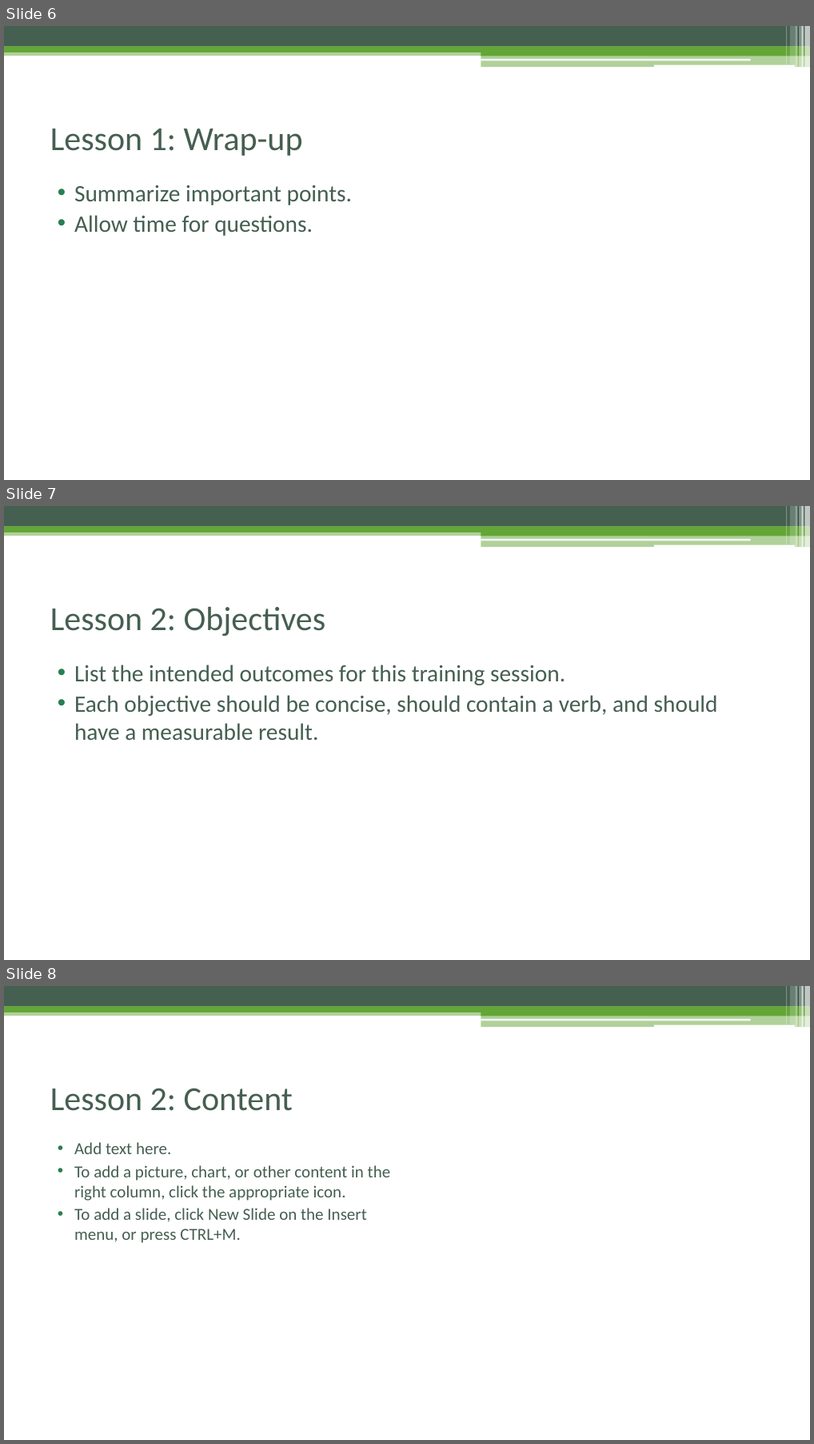
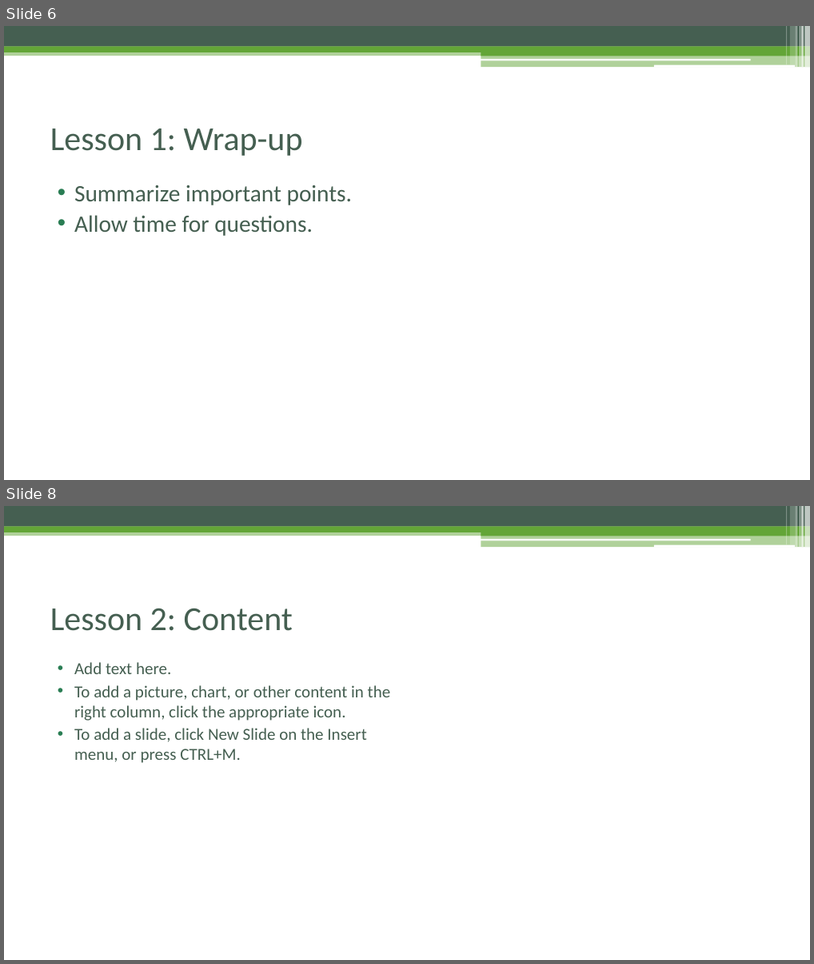
Before and after one commit to pellst/imp_msstudio_init, a slide deck: IMProv_project_prep.pptx. Shown one above the other, each under a label of ours: slides 6, 7 and 8 before the commit, slides 6 and 8 after it; the slides between them are not shown. The pictures are 814x1444 and 814x964 pixels, drawn with LibreOffice and Linux fonts; fonts in the diff are those of the drawing. Boxes give left, top, right and bottom in pixels: in the first picture for what was removed or moved away, otherwise in the second. Text is boxed around its words. In the diff, an @@ line names an element or a change of style, - is before the commit and + after.

```diff
--- a/IMProv_project_prep.pptx
+++ b/IMProv_project_prep.pptx
@@ slide 7 removed at bbox=[4, 506, 810, 960], background #FFFFFF; not listed: 13 template elements that a slide beside it also shows @@
@@ title removed at bbox=[50, 607, 326, 636] @@
-Lesson 2: Objectives
@@ text removed at bbox=[74, 664, 718, 740] @@
-• List the intended outcomes for this training session.
-• Each objective should be concise, should contain a verb, and should have a measurable result.
```
Also in this commit, not shown: 6 slides changed, 3 slides added, 1 other slide removed.
